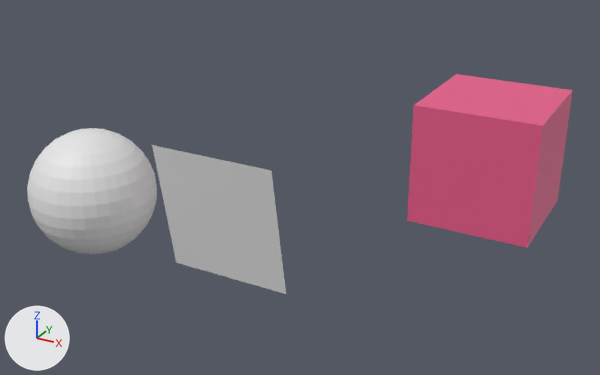
A saved change to the glTF model models/AR-ERB.glb.
Both versions are drawn from a 50 mm camera at (6.3, -9.02, 5.32) aimed at (0.33, 1.83, -0.11). Arrows for +X, +Y and +Z are at lower left; the lights stay in place. The older version comes first.
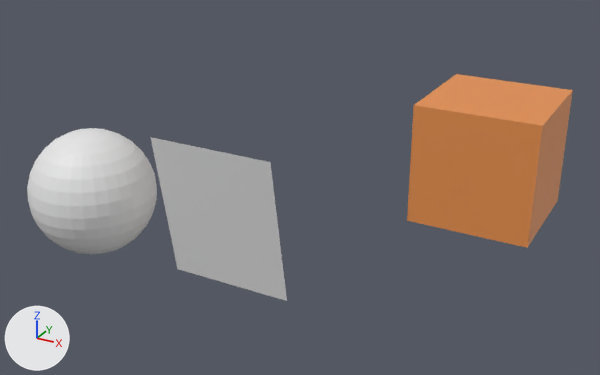
The change, as a diff of the scene's bpy script:
```diff
--- a/models/AR-ERB.glb.py
+++ b/models/AR-ERB.glb.py
@@ mat_material @@
 mat_material = principled_material('Material')
-mat_material.base_color = (0.8, 0.106, 0.25)  # pink #e75c89
+mat_material.base_color = (0.8, 0.281, 0.0763)  # orange #e7904e
@@ ob_videoplane @@
 ob_videoplane.rotation_euler = (1.396, -3.142, 0.0)  # degrees (80, -180, 0)
-ob_videoplane.scale = (1.0, 1.07, 1.0)
+ob_videoplane.scale = (1.0, 1.2, 1.0)
```

What differs and where, as boxes (x1, y1, x2, y2) in the pictures (600 x 375 px):
'Cube', recoloured (pink to orange)
    both: (407, 74, 573, 248)
'VideoPlane', rescaled (10% taller)
    before: (152, 145, 286, 294)
    after: (151, 137, 287, 301)
